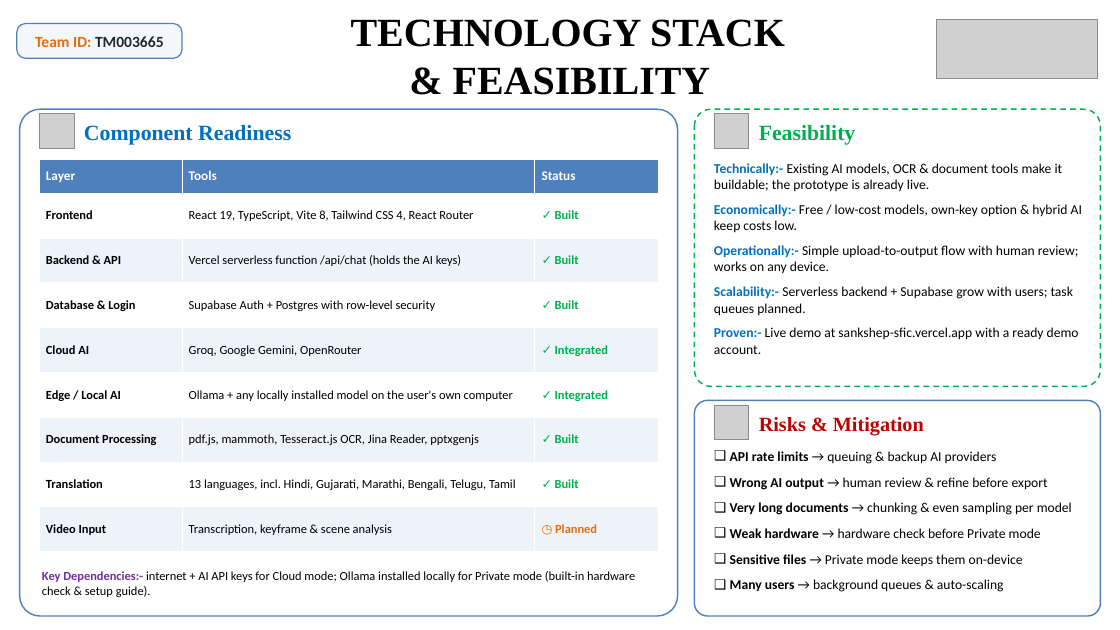
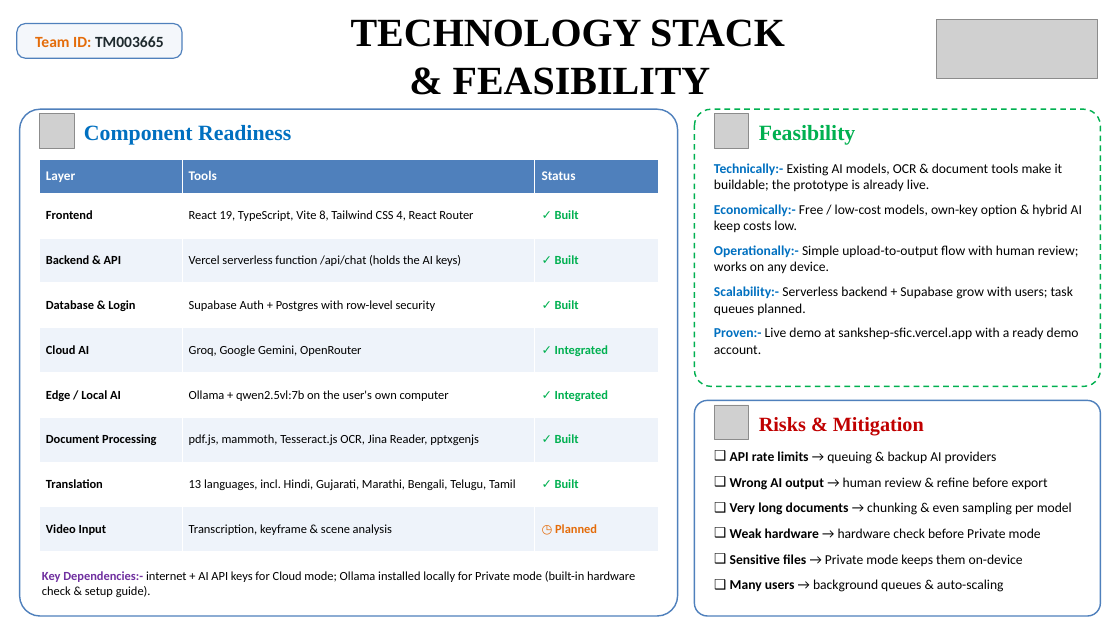
Before and after one commit to SiddharthDevmurari/SankShep.ai-SFIC, a slide deck: slide 5 of SFIC Synopsis PPT.pptx. Drawn at 1120x630 pixels with LibreOffice and Linux fonts; fonts in the diff are those of the drawing; grey boxes stand for pictures. Boxes give left, top, right and bottom in pixels: in the first picture for what was removed or moved away, otherwise in the second. Text is boxed around its words. In the diff, an @@ line names an element or a change of style, - is before the commit and + after.

```diff
--- a/SFIC Synopsis PPT.pptx
+++ b/SFIC Synopsis PPT.pptx
@@ table at (x1=39, y1=160, x2=658, y2=552) @@
-row 6, column 2: Ollama + any locally installed model on the user's own computer
+row 6, column 2: Ollama + qwen2.5vl:7b on the user's own computer
```
Also in this commit, not shown: 4 other slides changed, 1 other file.
